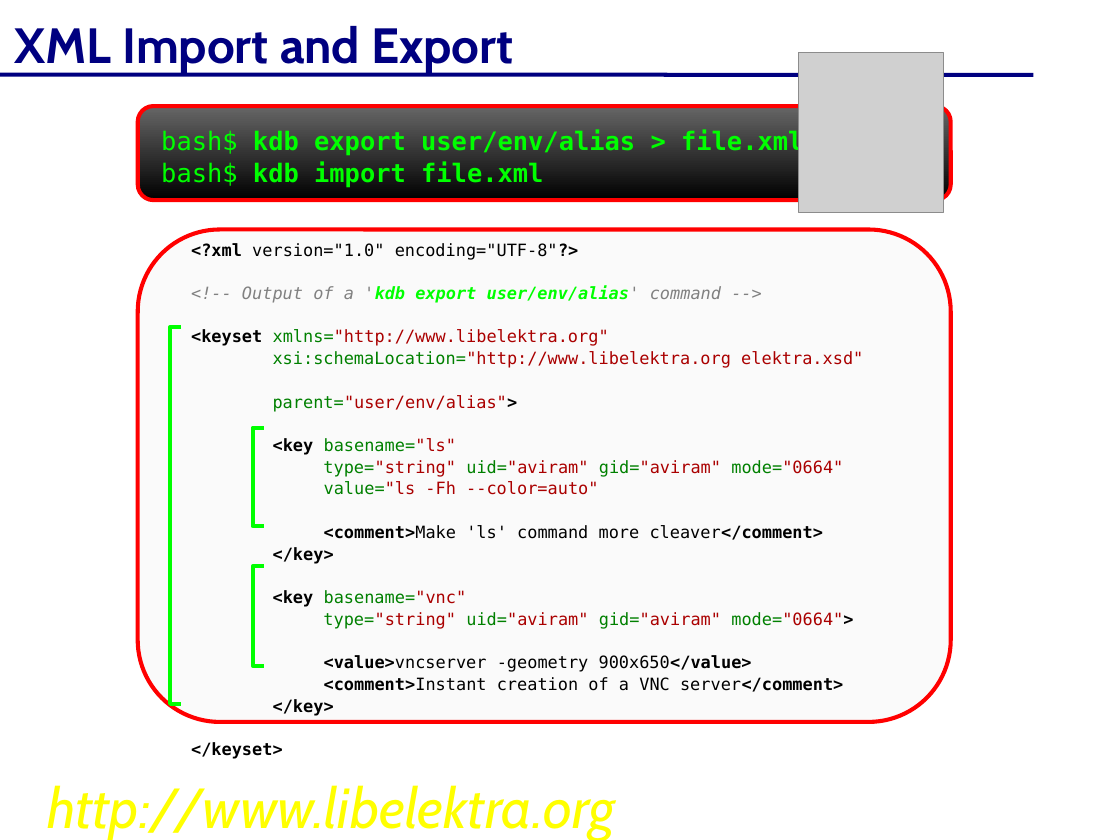
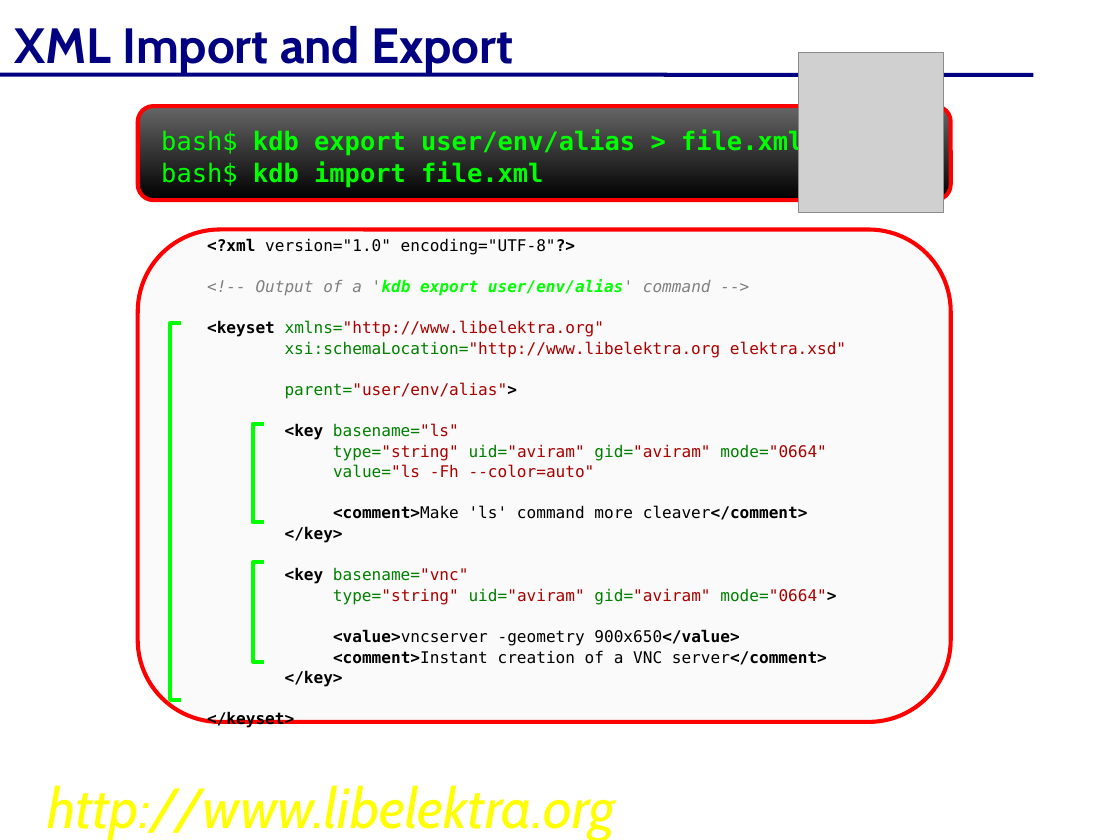
Before and after one commit to ElektraInitiative/libelektra, a slide deck: slide 25 of doc/elektra.odp. Drawn at 1120x840 pixels with LibreOffice and Linux fonts; fonts in the diff are those of the drawing; grey boxes stand for pictures; background and template pictures are left out. Boxes give left, top, right and bottom in pixels: in the first picture for what was removed or moved away, otherwise in the second. Text is boxed around its words. In the diff, an @@ line names an element or a change of style, - is before the commit and + after.

Commit message:
More cosmetics for Fedora Extras. Fixed a layout problem in the presentation.

```diff
--- a/doc/elektra.odp
+++ b/doc/elektra.odp
@@ text "<?xml version="1.0" encoding="UTF-8"?>": place and size @@
-text "<?xml version="1.0" encoding="UTF-8"?>" at box(191, 243, 863, 759)
+text "<?xml version="1.0" encoding="UTF-8"?>" at box(207, 238, 846, 687)
@@ text "<?xml version="1.0" encoding="UTF-8"?>" at box(207, 238, 846, 687): size 12 to 11.4 pt @@
@@ 3 freeform shapes: place and size @@
-3 freeform shapes at box(170, 327, 264, 704)
+3 freeform shapes at box(170, 323, 264, 700)
```
Also in this commit, not shown: 1 other slide changed, 2 other files.
